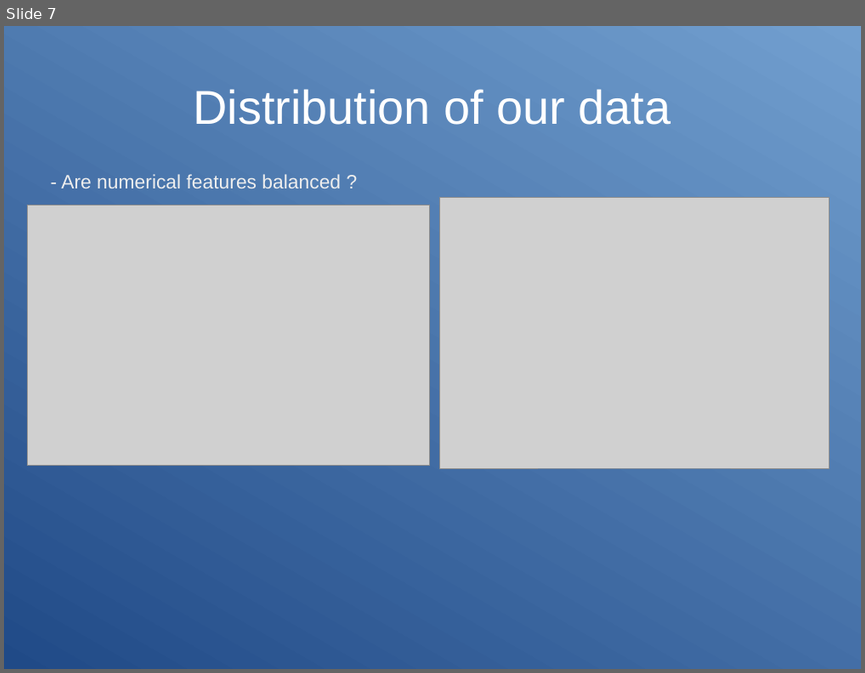
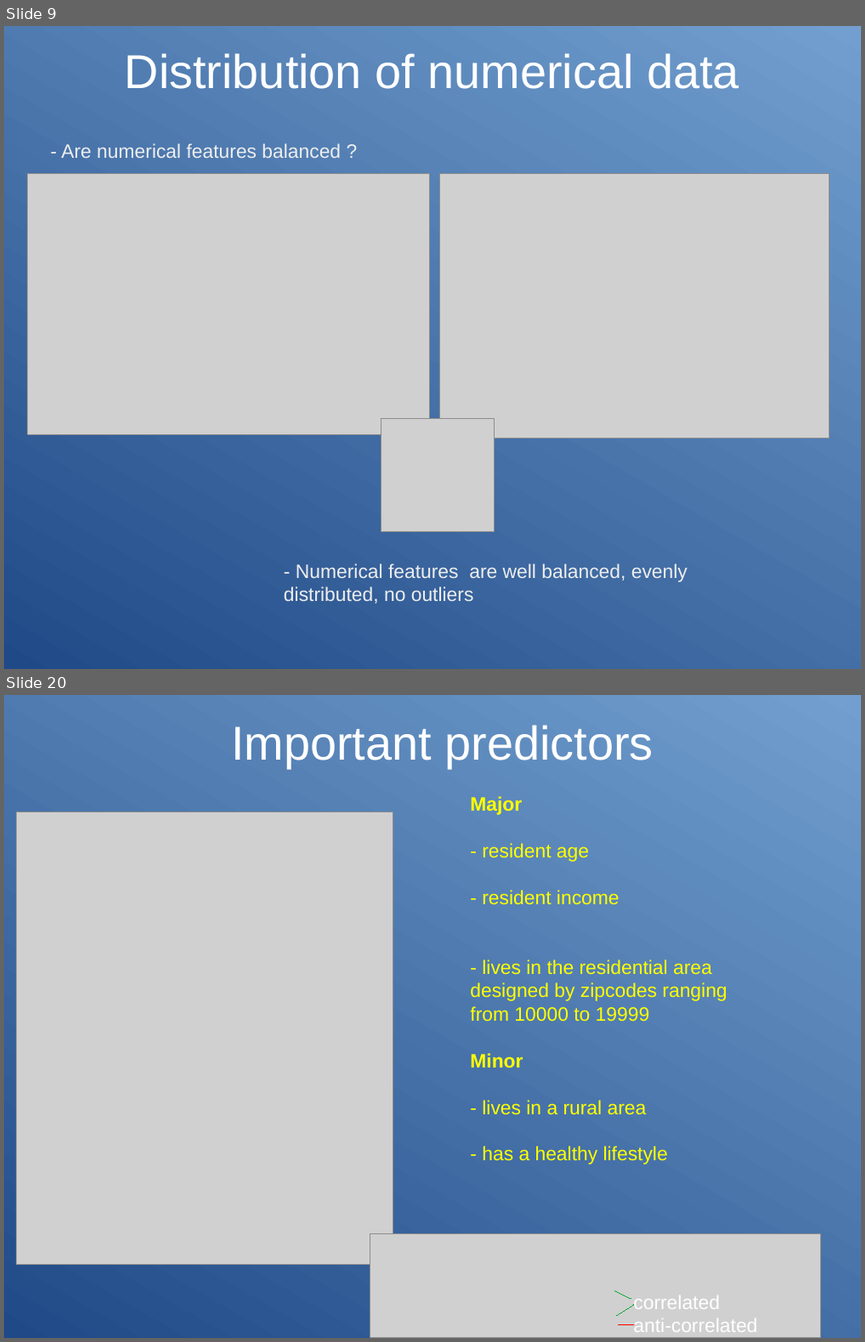
Before and after one commit to opsabarsec/mailings_response_prediction, a slide deck: documents/presentation.odp. Shown one above the other, each under a label of ours: slide 7 before the commit, slides 9 and 20 after it; the slides between them are not shown. The pictures are 865x673 and 865x1342 pixels, drawn with LibreOffice and Linux fonts; fonts in the diff are those of the drawing; grey boxes stand for pictures. Boxes give left, top, right and bottom in pixels: in the first picture for what was removed or moved away, otherwise in the second. Text is boxed around its words. In the diff, an @@ line names an element or a change of style, - is before the commit and + after.

```diff
--- a/documents/presentation.odp
+++ b/documents/presentation.odp
@@ slide 20 added at (4, 695, 861, 1338), background gradient #204A87 to #729FCF @@
@@ title added at (231, 725, 653, 768), 44 pt, text #FFFFFF @@
+Important predictors
@@ text added at (470, 796, 726, 1164), 18 pt, text #FFFF00 @@
+Major
+- resident age
+- resident income
+- lives in the residential area designed by zipcodes ranging from 10000 to 19999
+Minor
+- lives in a rural area
+- has a healthy lifestyle
@@ picture added at (17, 811, 392, 1265) @@
@@ picture added at (370, 1234, 820, 1338) @@
@@ line added from (615, 1291) to (630, 1299), #00A933 0 pt @@
@@ line added from (617, 1315) to (634, 1304), #00A933 0 pt @@
@@ text added at (633, 1295, 720, 1309), 18 pt, text #FFFFFF @@
+correlated
@@ line added from (619, 1325) to (634, 1325), #FF0000 0 pt @@
@@ text added at (633, 1318, 757, 1332), 18 pt, text #FFFFFF @@
+anti-correlated
@@ what was slide 7 is now slide 9 @@
@@ slide 9 changed as well @@
@@ title at (125, 53, 739, 89): text changed @@
-Distribution of our data
+Distribution of numerical data
@@ text "- Are numerical features balanced ...": place and size @@
-text "- Are numerical features balanced ..." at (61, 174, 341, 188)
+text "- Are numerical features balanced ..." at (61, 143, 341, 158)
@@ picture: place and size @@
-picture at (27, 204, 429, 465)
+picture at (27, 174, 429, 434)
@@ picture: place and size @@
-picture at (439, 197, 828, 468)
+picture at (439, 174, 828, 438)
@@ picture added at (381, 419, 494, 532) @@
@@ text added at (284, 563, 687, 603), 18 pt, text #EEEEEE @@
+- Numerical features are well balanced, evenly distributed, no outliers
```
Also in this commit, not shown: 4 other slides changed, 15 other slides added, 12 slides removed, 9 other files.
